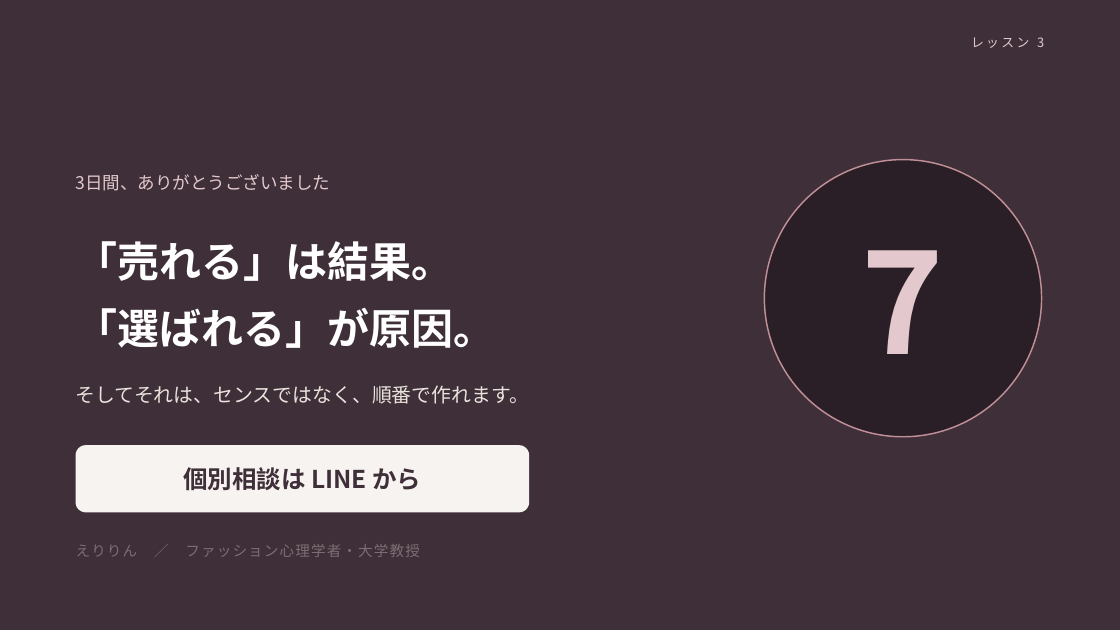
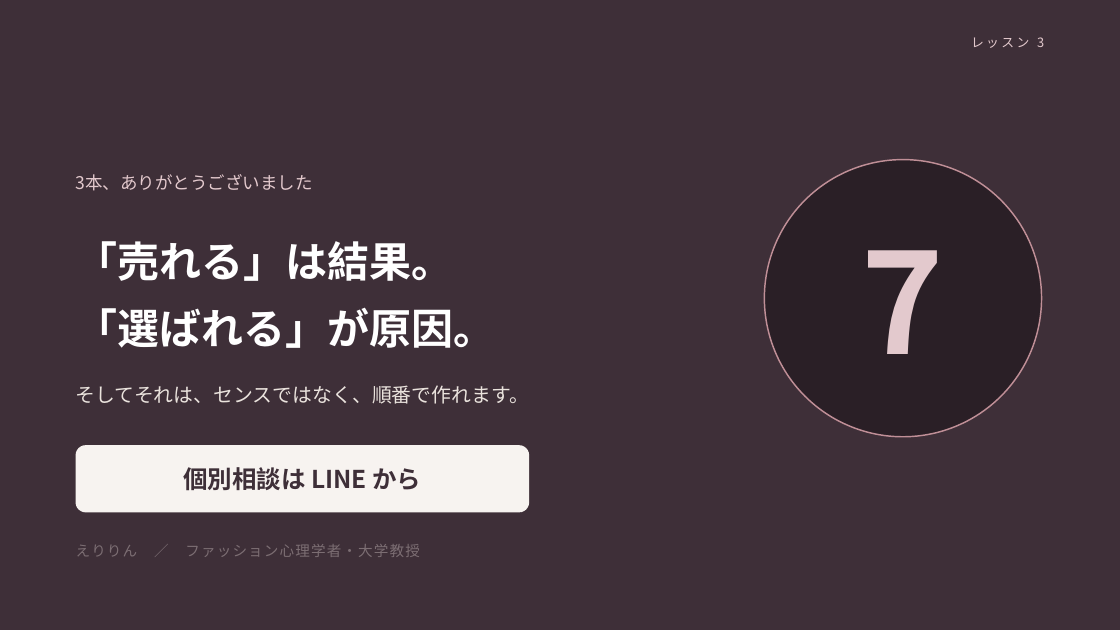
Before and after one commit to fashio17/potential-lamp, a slide deck: slide 27 of fashion-7steps-front/無料ミニ講座スライド_3本版.pptx (slide 23 before the commit). Drawn at 1120x630 pixels with LibreOffice and Linux fonts; fonts in the diff are those of the drawing. Boxes give left, top, right and bottom in pixels: in the first picture for what was removed or moved away, otherwise in the second. Text is boxed around its words. In the diff, an @@ line names an element or a change of style, - is before the commit and + after.

```diff
--- a/fashion-7steps-front/無料ミニ講座スライド_3本版.pptx
+++ b/fashion-7steps-front/無料ミニ講座スライド_3本版.pptx
@@ text at (76,174,313,191): text changed @@
-3日間、ありがとうございました
+3本、ありがとうございました
```
Also in this commit, not shown: 4 other slides changed, 5 slides added, 1 slide removed, 5 other files.
